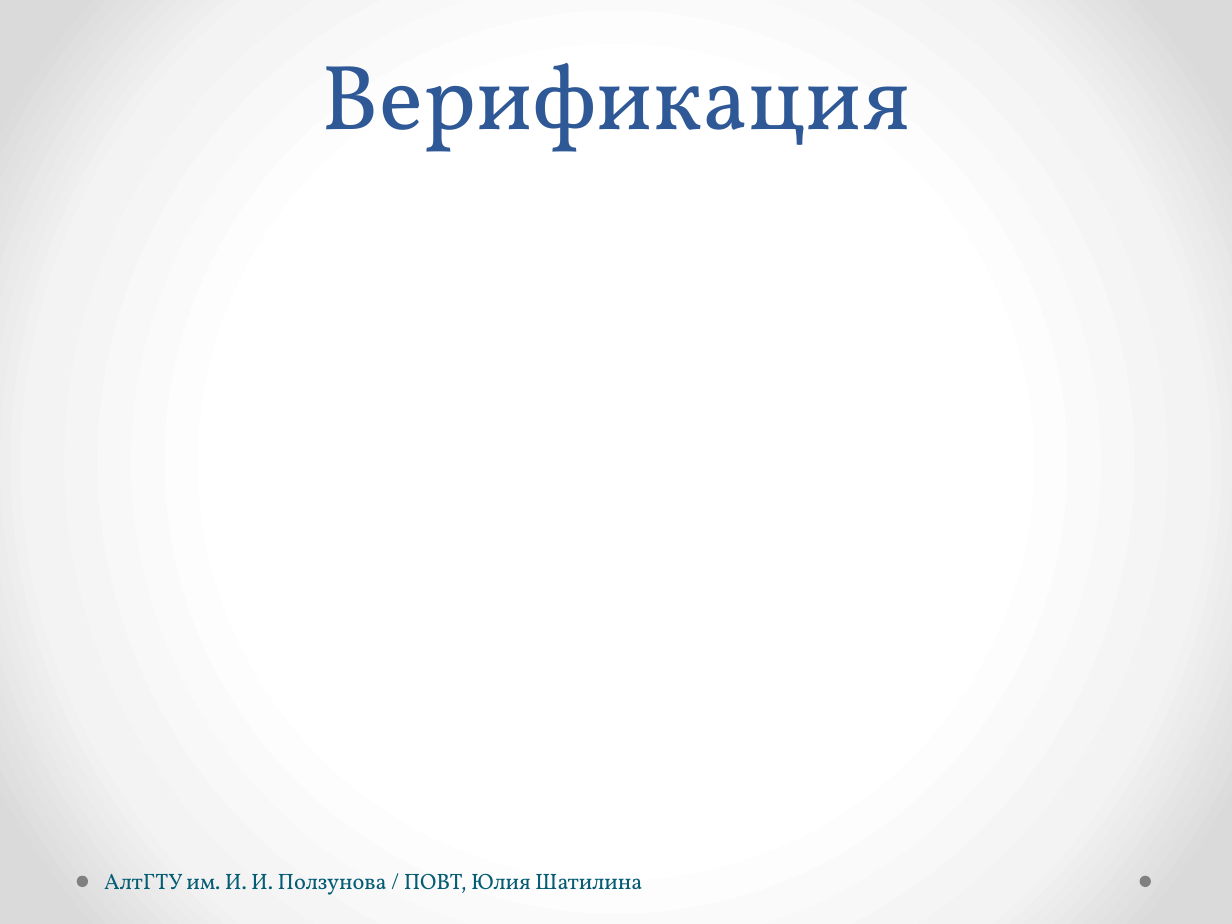
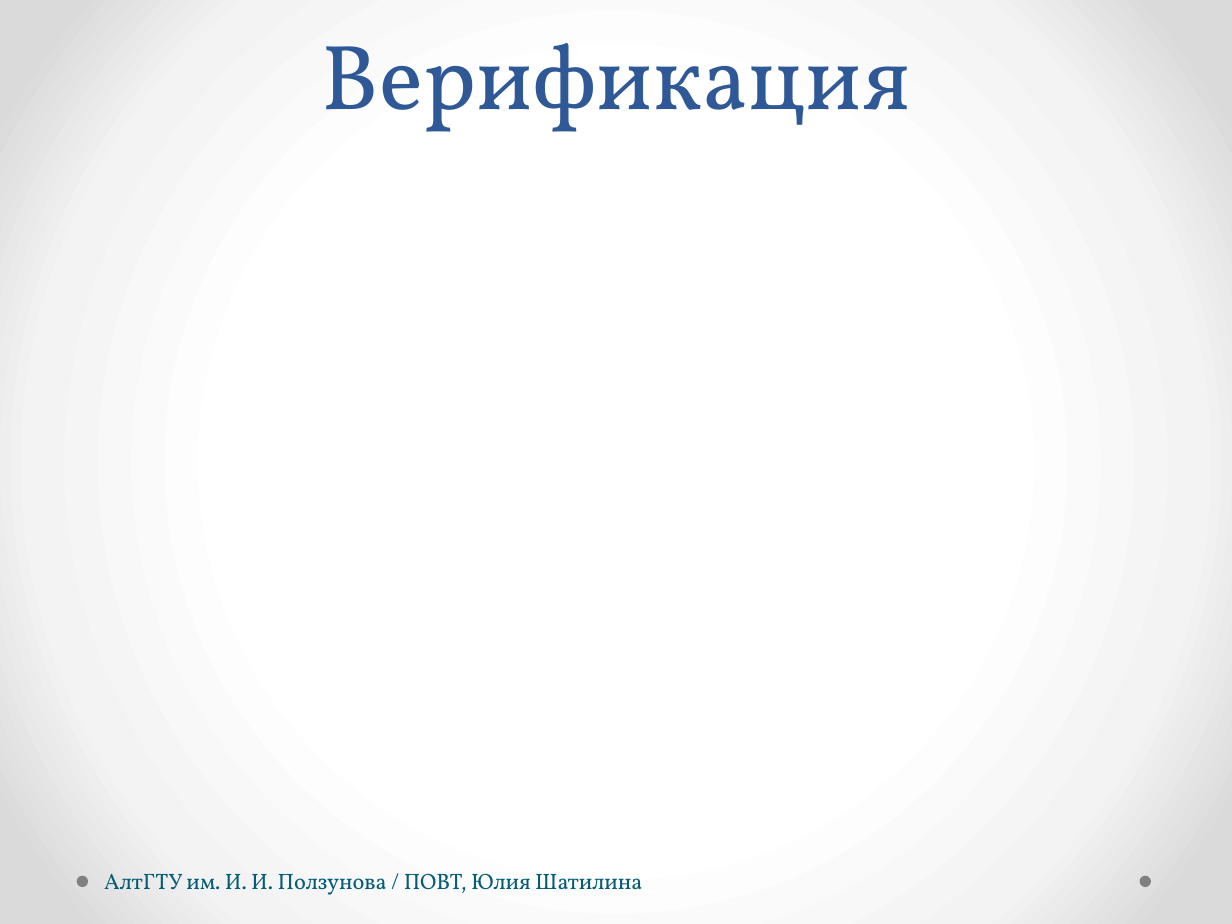
Before and after one commit to hisohito/proto-doc, a slide deck: slide 5 of shatilina.pptx. Drawn at 1232x924 pixels with LibreOffice and Linux fonts; fonts in the diff are those of the drawing. Boxes give left, top, right and bottom in pixels: in the first picture for what was removed or moved away, otherwise in the second. Text is boxed around its words. In the diff, an @@ line names an element or a change of style, - is before the commit and + after.

```diff
--- a/shatilina.pptx
+++ b/shatilina.pptx
@@ text "Верификация": place and size @@
-text "Верификация" at box(322, 63, 910, 152)
+text "Верификация" at box(322, 43, 910, 132)
```
Also in this commit, not shown: 5 other slides changed.
